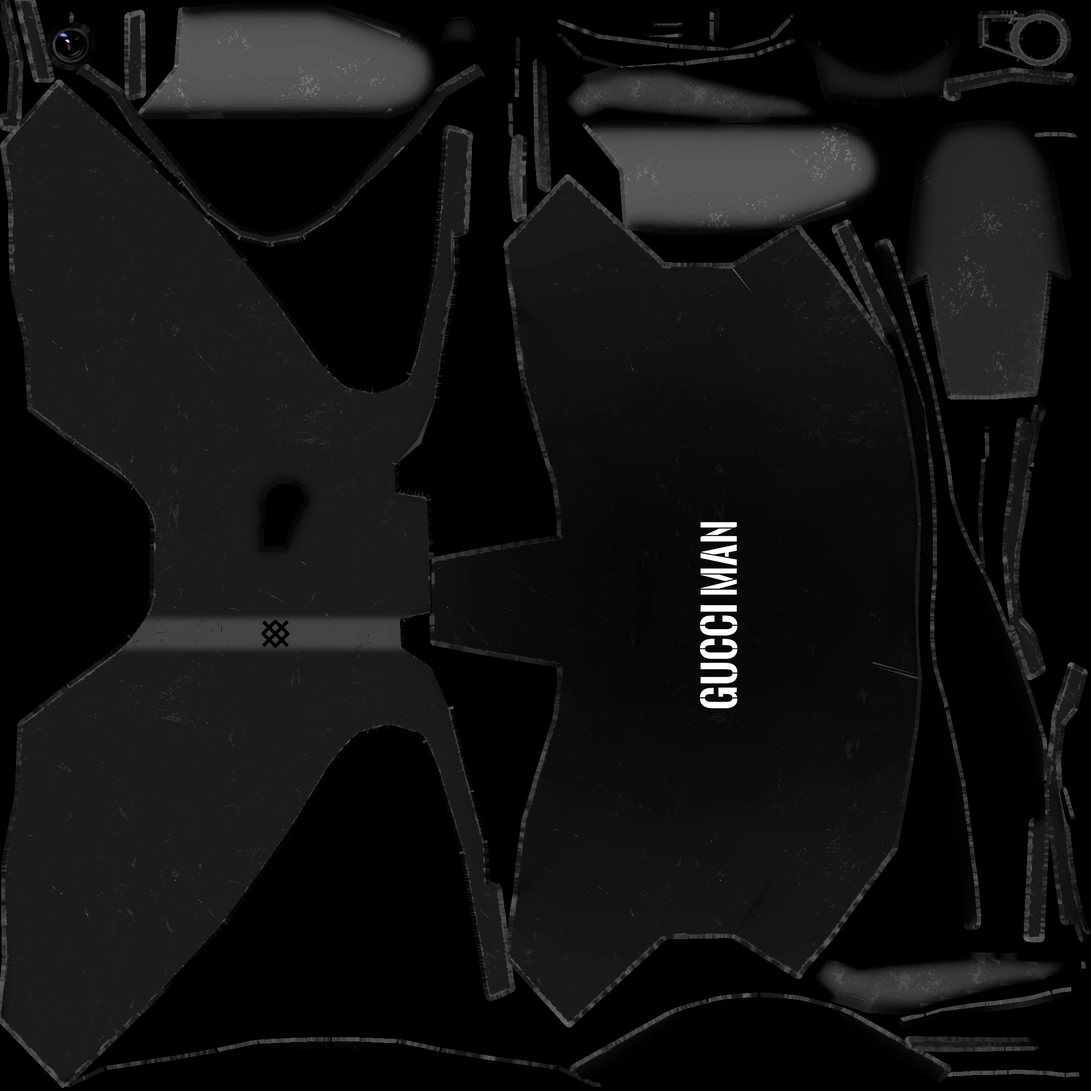
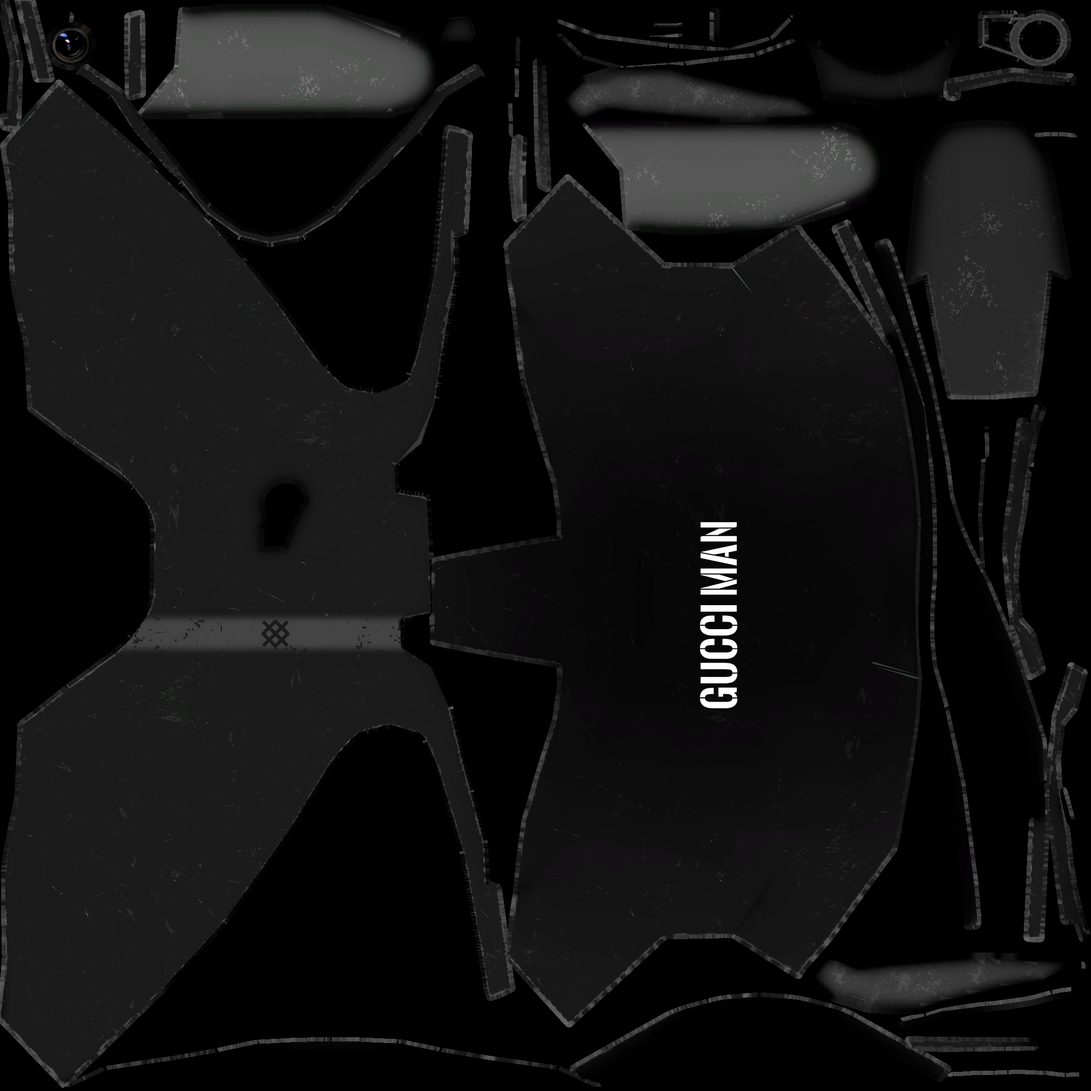
Layered file, before and after one edit (1091x1091). Changes by layer:
hid "Layer 3" over [261, 619, 290, 649]
painted on "Layer 6" over [120, 613, 414, 654]
